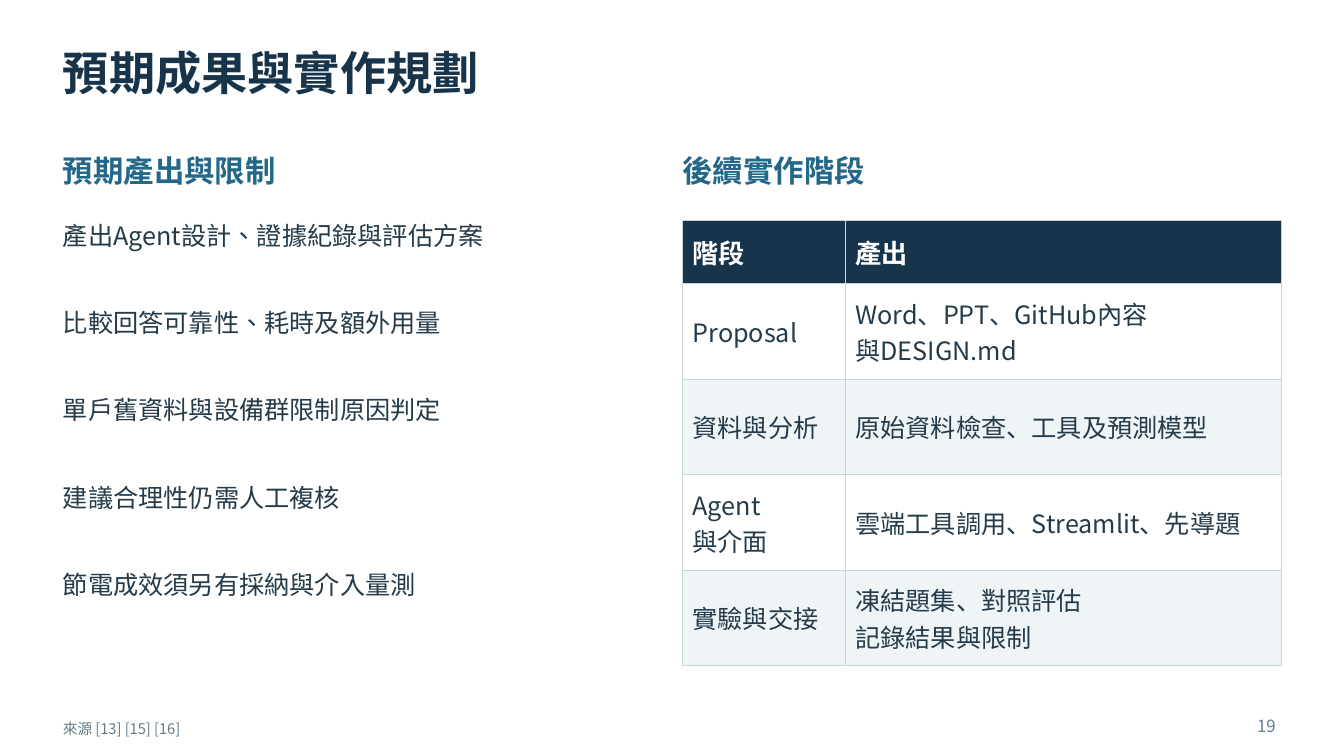
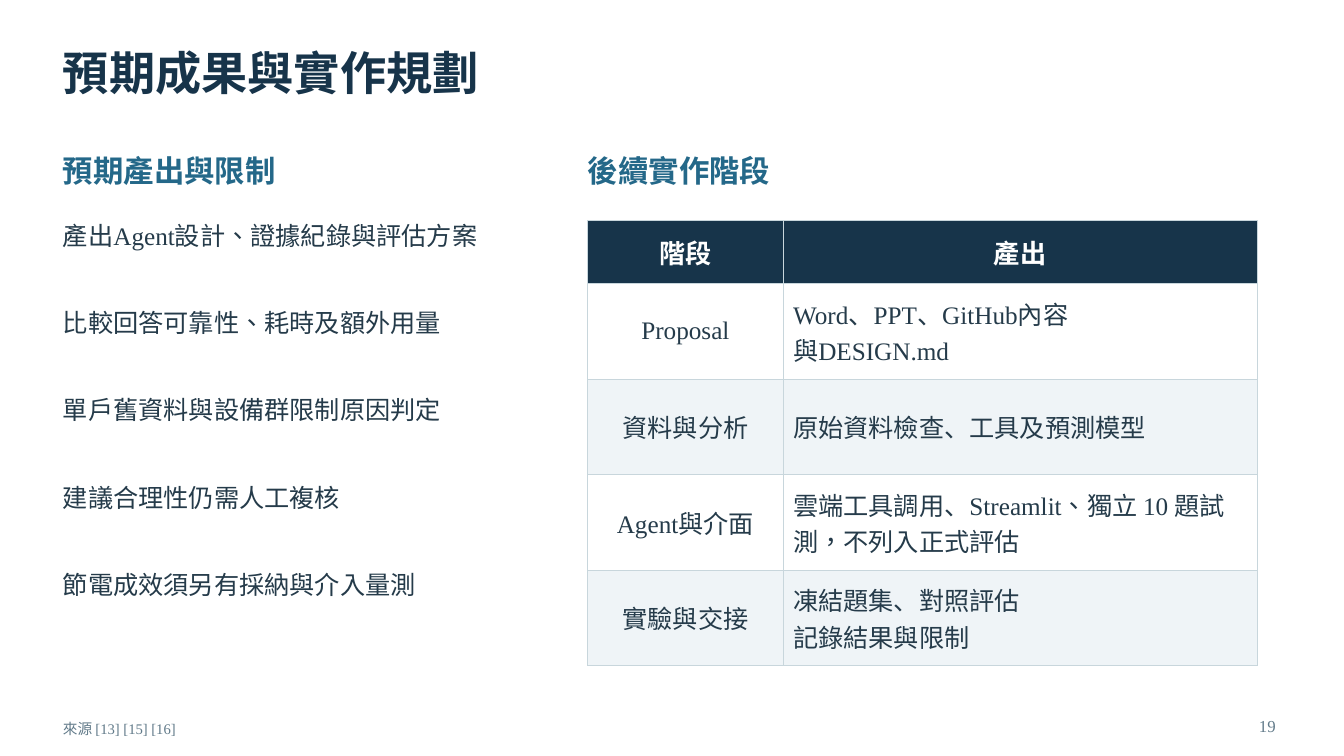
Before and after one commit to lun-09-15/AIoT_Final_Proj, a slide deck: slide 19 of deliverables/Energy_Detective_Proposal.pptx. Drawn at 1344x756 pixels with LibreOffice and Linux fonts; fonts in the diff are those of the drawing. Boxes give left, top, right and bottom in pixels: in the first picture for what was removed or moved away, otherwise in the second. Text is boxed around its words. In the diff, an @@ line names an element or a change of style, - is before the commit and + after.

Commit message:
Finalize midterm proposal documents and slides

```diff
--- a/deliverables/Energy_Detective_Proposal.pptx
+++ b/deliverables/Energy_Detective_Proposal.pptx
@@ font Noto Sans CJK TC to Times New Roman in 9 elements at (x1=63, y1=156, x2=276, y2=185), (x1=63, y1=223, x2=477, y2=251), (x1=63, y1=310, x2=441, y2=334), (x1=63, y1=397, x2=441, y2=421), (x1=63, y1=486, x2=340, y2=509), (x1=63, y1=573, x2=416, y2=596), (x1=63, y1=722, x2=175, y2=736), (x1=1259, y1=721, x2=1276, y2=732), (x1=588, y1=156, x2=770, y2=185) @@
@@ text "後續實作階段" moved from (x1=682, y1=156, x2=864, y2=185) to (x1=588, y1=156, x2=770, y2=185) @@
@@ table at (x1=588, y1=221, x2=1258, y2=666) @@
-row 4, column 1: Agent / 與介面
+row 4, column 1: Agent與介面
-row 4, column 2: 雲端工具調用、Streamlit、先導題
+row 4, column 2: 雲端工具調用、Streamlit、獨立 10 題試測，不列入正式評估
@@ font Noto Sans CJK TC to Times New Roman in "階段", "產出", "Proposal", "Word、PPT、GitHub內容" and 6 more places @@
@@ alignment left to centre @@
@@ table resized from (x1=683, y1=221, x2=1280, y2=666) to (x1=588, y1=221, x2=1258, y2=666) @@
```
Also in this commit, not shown: 18 other slides changed, 14 other files.
